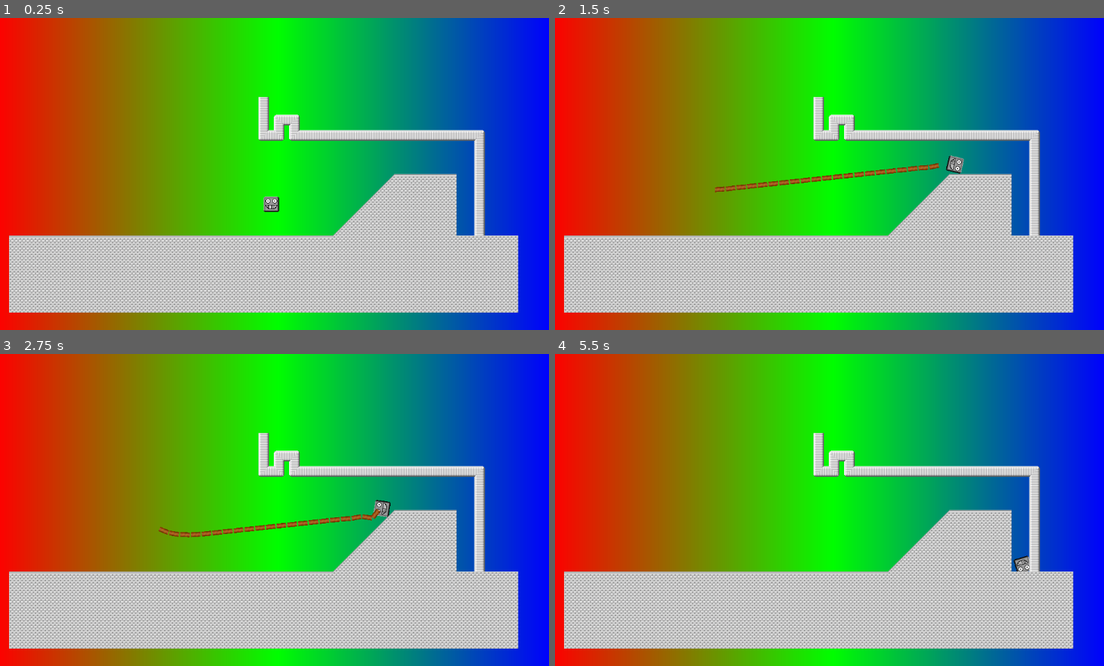
Above: before the commit, frames 1-4 (two rows, left to right).
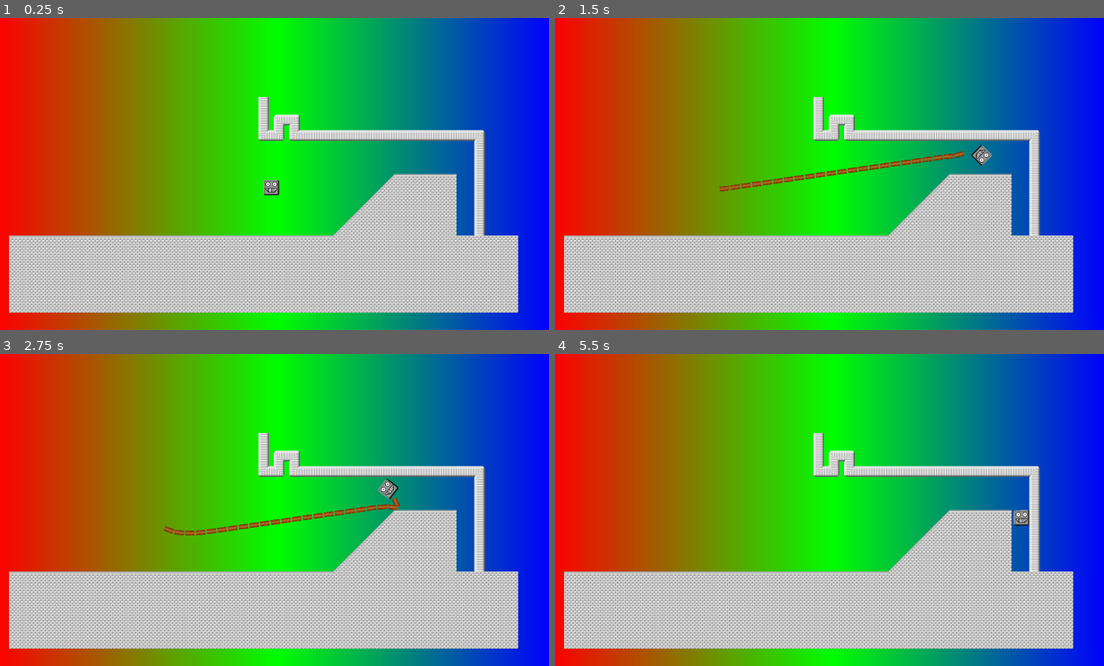
Above: after the commit, the same moments.

Repository: DedFishy/gmtk2025
Game: Godot game, scene res://common.tscn
The game is run twice, just before and just after one commit, with the same random seed, the same clock (stepped at 60 frames per second) and the same inputs.
Inputs (mouse positions are in pixels of both pictures, inside the frame that each line leads up to):
- Up to frame 1 (0.25 s): no input
- Up to frame 2 (1.5 s): move the mouse to (950, 158) at 0.52 s; hold D (right) from 0.53 s (still down); right-click (950, 158) at 0.6 s; tap W (jump) at 0.77 s; move the mouse to (714, 189) at 1.27 s; click (714, 189) at 1.35 s
- Up to frame 3 (2.75 s): tap W (jump) at 1.52 s; move the mouse to (329, 441) at 2.02 s; release D (right) at 2.03 s; hold A (left) from 2.03 s (still down); hold S (crouch) from 2.03 s (still down)
- Up to frame 4 (5.5 s): move the mouse to (796, 572) at 2.77 s; release A (left) at 2.78 s; release S (crouch) at 2.78 s; hold D (right) 2.78-4.28 s; right-click (796, 572) at 2.85 s; tap W (jump) at 3.02, 3.77, 4.52 s; move the mouse to (994, 556) at 3.52 s; click (994, 556) at 3.6 s; move the mouse to (659, 463) at 4.27 s; hold A (left) 4.28-5.03 s; tap S (crouch) at 4.35 s; move the mouse to (851, 510) at 5.02 s; hold D (right) from 5.03 s (still down); right-click (851, 510) at 5.1 s

The runs differ from the first frame. In frame 1, 0.3% of the frame differs, in the area x 47-51%, y 51-63%; in frame 2, 1.4%, in the area x 29-80%, y 40-56%; in frame 3, 1.4%; in frame 4, 0.3%.
Error in both runs: Attempt to call function 'get_custom_data' in base 'null instance' on a null instance. (res://Scripts/PlayerController.gd:74)

Commit message:
Fixed a few angle things

Diff:
--- a/Scripts/PlayerController.gd
+++ b/Scripts/PlayerController.gd
@@ -2,7 +2,6 @@
 
 const crouch_power = 100
 const jump_power = 500
-const gravity = 1200
 
 const jump_raycast_distance = 50;
 
@@ -25,14 +24,15 @@
 	var is_on_floor = do_jump_raycast()
 	if is_on_floor:
 		floor_normal = get_collision_tile_at_position(is_on_floor) * PI
-		var target_rotation = floor_normal + PI / 2
+		var target_rotation = floor_normal
 		rotation = lerp_angle(rotation, target_rotation, 0.1)
 		print(rad_to_deg(target_rotation))
+		print("VS")
+		print(rad_to_deg(rotation))
 
 	var floor_tangent = Vector2.RIGHT.rotated(floor_normal)
 
 
-	linear_velocity.y += gravity * delta
 
 	linear_velocity.y -= vertical_input * delta
 
--- a/common.tscn
+++ b/common.tscn
@@ -54,10 +54,10 @@
 2:1/0/physics_layer_0/polygon_0/points = PackedVector2Array(16, 16, 16, -16, -16, -16, -16, 16)
 3:1/0 = 0
 3:1/0/physics_layer_0/polygon_0/points = PackedVector2Array(16, -16, 16, 16, -16, 16)
-3:1/0/custom_data_0 = 0.25
+3:1/0/custom_data_0 = -0.25
 1:2/0 = 0
 1:2/0/physics_layer_0/polygon_0/points = PackedVector2Array(-16, -16, 16, 16, -16, 16)
-1:2/0/custom_data_0 = -0.25
+1:2/0/custom_data_0 = 0.25
 2:2/0 = 0
 2:2/0/physics_layer_0/polygon_0/points = PackedVector2Array(16, -16, -16, -16, -16, 16)
 3:2/0 = 0
